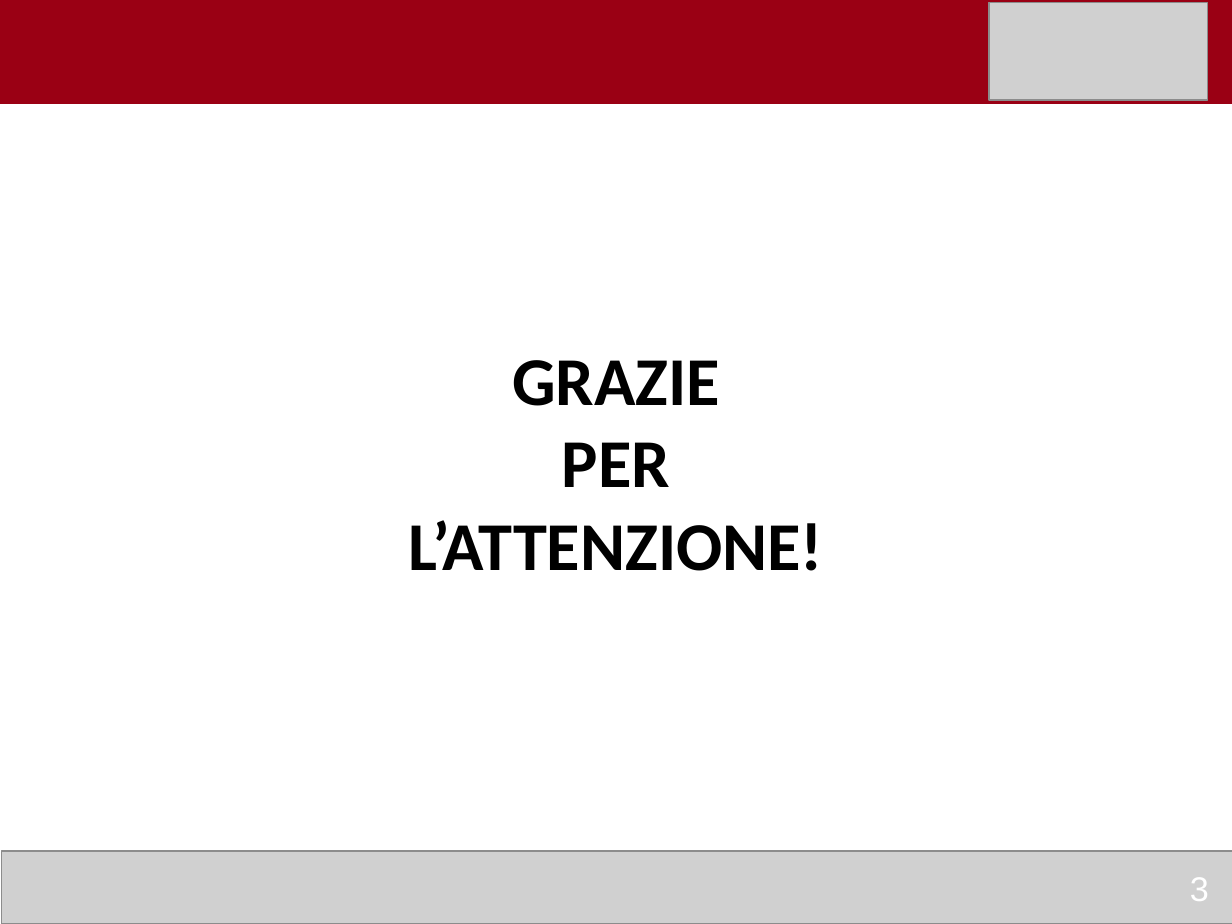
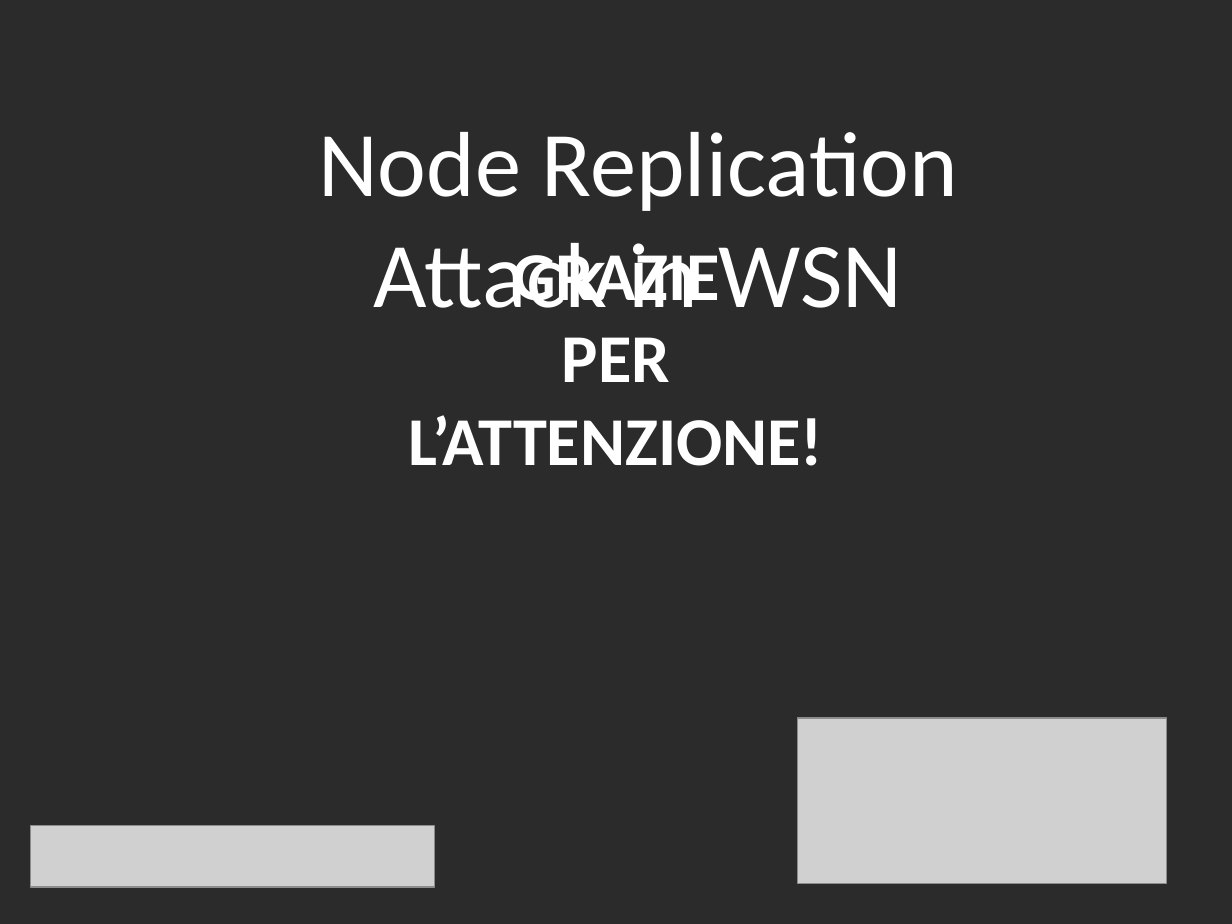
Before and after one commit to ALahmer/Bachelor-Thesis, a slide deck: slide 9 of presentazione/Pptx/Lahmer_Abdelilah_presentazione.pptx (slide 3 before the commit). Drawn at 1232x924 pixels with LibreOffice and Linux fonts; fonts in the diff are those of the drawing; grey boxes stand for pictures; background and template pictures are left out; a plain dark background stands for a picture behind light text. Boxes give left, top, right and bottom in pixels: in the first picture for what was removed or moved away, otherwise in the second. Text is boxed around its words. In the diff, an @@ line names an element or a change of style, - is before the commit and + after.

```diff
--- a/presentazione/Pptx/Lahmer_Abdelilah_presentazione.pptx
+++ b/presentazione/Pptx/Lahmer_Abdelilah_presentazione.pptx
@@ background #FFFFFF to picture (left out) @@
@@ rectangle removed at [0,0,1232,105] @@
@@ picture removed at [989,2,1207,100] @@
@@ text added at [318,132,958,308], 54 pt, text #FFFFFF @@
+Node Replication Attack in WSN
@@ text "GRAZIE": place and size @@
-text "GRAZIE" at [409,360,823,571]
+text "GRAZIE" at [409,244,823,466]
@@ text "GRAZIE" at [409,244,823,466]: text colour #000000 to #FFFFFF @@
@@ picture added at [797,718,1167,883] @@
@@ picture added at [31,825,435,887] @@
@@ picture removed at [1,851,1232,924] @@
@@ page number removed at [1190,877,1209,901] @@
-3
```
Also in this commit, not shown: 2 other slides changed, 6 slides added, 1 other file.
